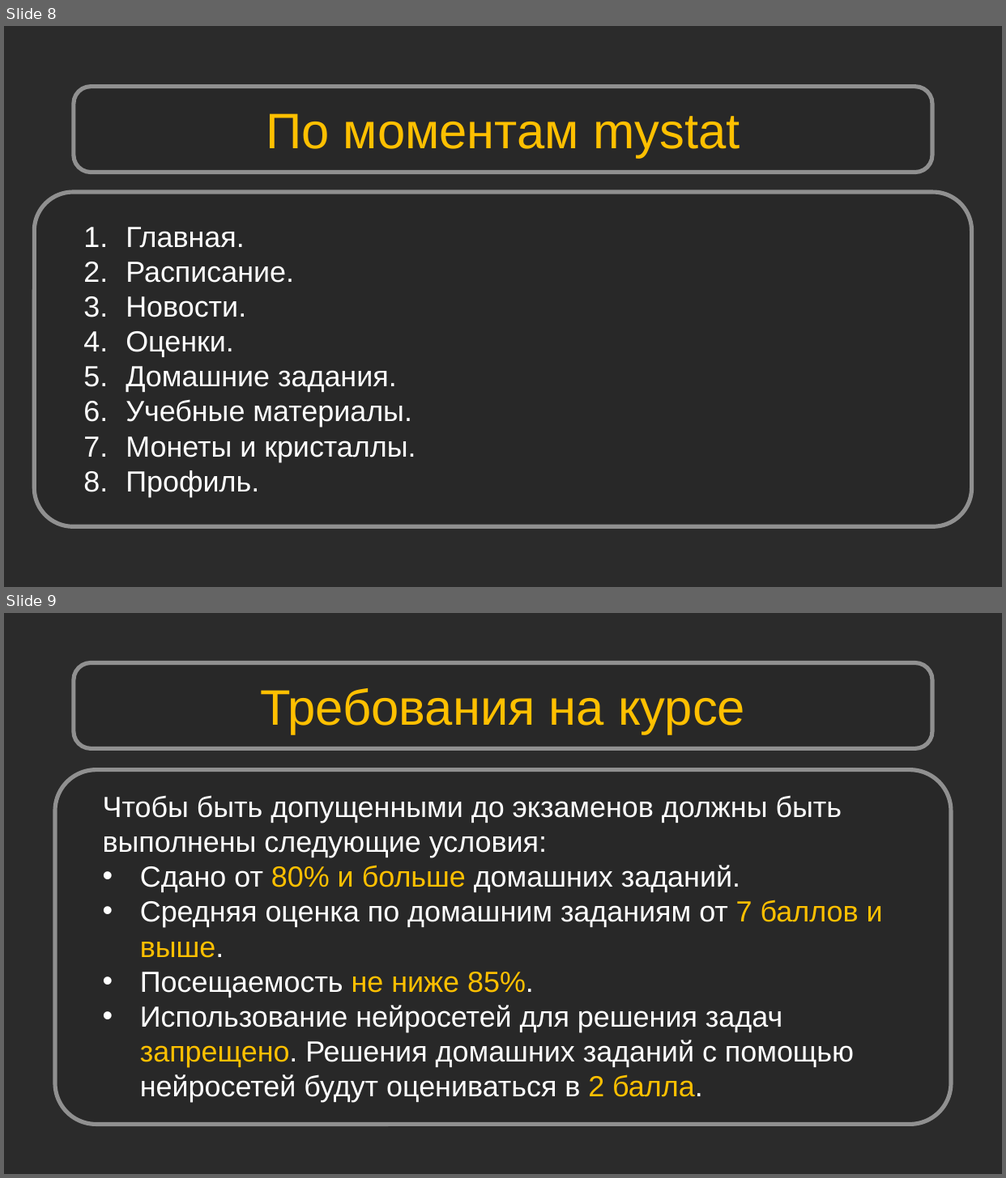
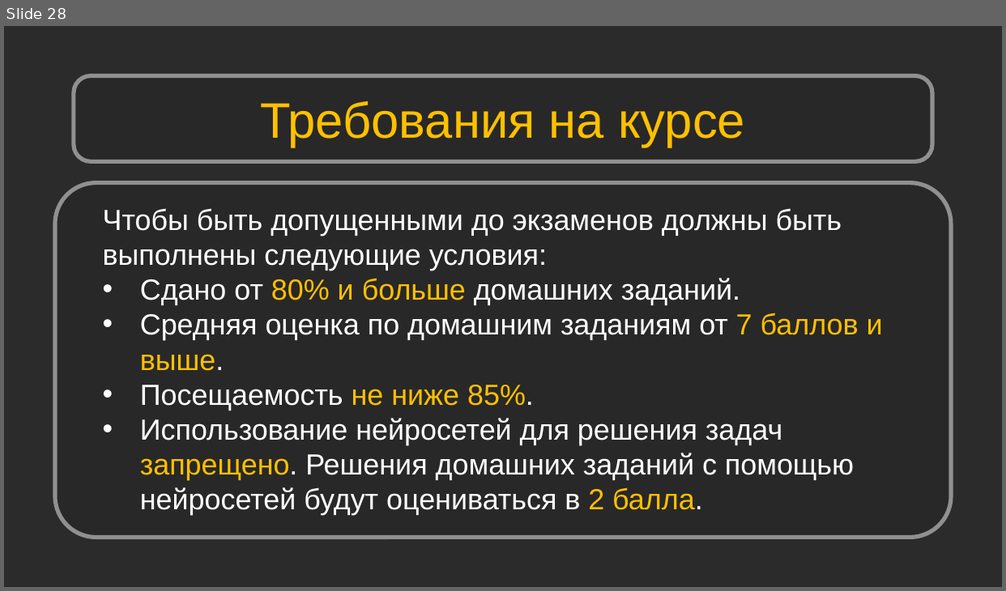
Before and after one commit to Shikonohito/Python_Bootcamp, a slide deck: Урок 01. Mystat. Microsoft Teams/Урок 1. Mystat. Microsoft Teams.pptx. Shown one above the other, each under a label of ours: slides 8 and 9 before the commit, slide 28 after it. The pictures are 1006x1178 and 1006x591 pixels, drawn with LibreOffice and Linux fonts; fonts in the diff are those of the drawing; background and template pictures are left out; a plain dark background stands for a picture behind light text. Boxes give left, top, right and bottom in pixels: in the first picture for what was removed or moved away, otherwise in the second. Text is boxed around its words. In the diff, an @@ line names an element or a change of style, - is before the commit and + after.

```diff
--- a/Урок 01. Mystat. Microsoft Teams/Урок 1. Mystat. Microsoft Teams.pptx
+++ b/Урок 01. Mystat. Microsoft Teams/Урок 1. Mystat. Microsoft Teams.pptx
@@ slide 8 removed at [4, 26, 1002, 587], background picture (left out) @@
@@ rounded rectangle removed at [74, 87, 932, 173] @@
@@ text removed at [266, 113, 739, 158] @@
-По моментам mystat
@@ rounded rectangle removed at [34, 192, 971, 527] @@
@@ text removed at [126, 227, 415, 497] @@
-1. Главная.
-2. Расписание.
-3. Новости.
-4. Оценки.
-5. Домашние задания.
-6. Учебные материалы.
-7. Монеты и кристаллы.
-8. Профиль.
@@ what was slide 9 is now slide 28 @@
```
Also in this commit, not shown: 3 slides changed, 21 slides added, 1 other slide removed, 20 other files.
